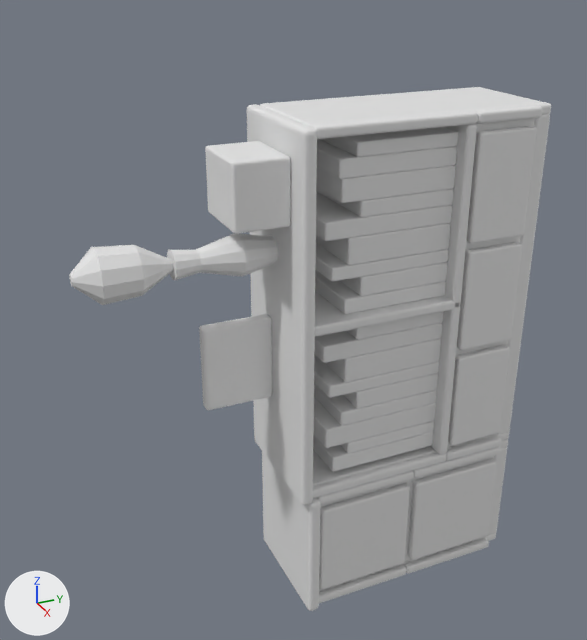
The OBJ model landstalker/data/proxies/merc_books_683.obj: old version first, new version second.
Rendered twice from a 50 mm camera at (372.2, -61.4, 425.0) aimed at (296.6, -27.4, 387.2). The axes (+X, +Y, +Z) are drawn at lower left. The lights are the same throughout. The older version comes first. Where no turn or scale is listed for an object, it has been applied to the vertices. Vertices at exactly the same position are counted once.

The first picture shows 'merc_books_683'.
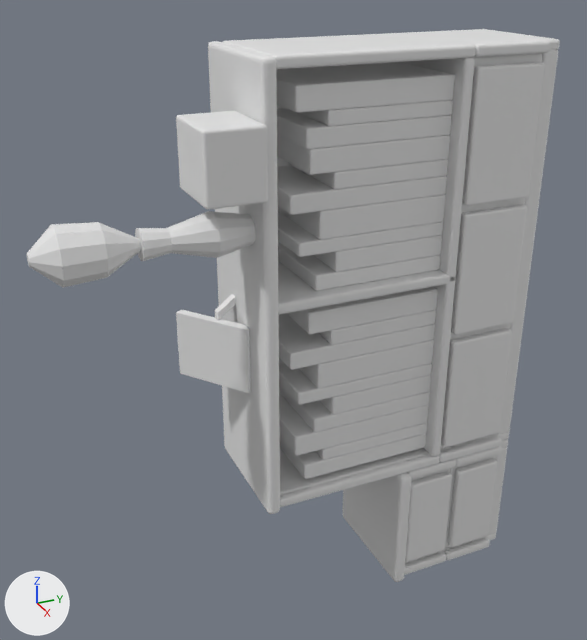
Diff of the bpy script that builds the scene:
```diff
--- a/landstalker/data/proxies/merc_books_683.obj.py
+++ b/landstalker/data/proxies/merc_books_683.obj.py
@@ me_merc_books_683 @@
 # used by ob_merc_books_683; location = (0.0, 0.0, 0.0)
-me_merc_books_683.from_pydata(...)  # 7317 vertices, 7315 faces; spans x 290.0..304.8, y -51.0..0.0, z 352.0..410.0
+me_merc_books_683.from_pydata(...)  # 7481 vertices, 7477 faces; spans x 290.0..306.0, y -55.0..0.0, z 352.0..416.5
+# me_merc_books_683 part 1: the loose piece of 152 vertices spanning x 290.0..304.8, y -29.0..-27.5, z 352.0..368.0 is moved by (0.0, 12.0, 0.0)
+# me_merc_books_683 part 2: the loose piece of 152 vertices spanning x 303.0..304.0, y -27.0..-15.2, z 354.1..365.9 is scaled about its middle by (1, 0.487, 1), then moved by (0.0, 9.0, 0.0)
+# me_merc_books_683 part 3: the loose piece of 152 vertices spanning x 290.0..304.8, y -30.0..-28.5, z 368.0..410.0 is multiplied about its middle by the matrix ((1.0, 0.0, 0.0), (0.0, 1.0, 0.0), (0.0, 0.0, 1.157)), then moved by (0.0, -4.0, 3.2)
+# me_merc_books_683 part 4: the loose piece of 152 vertices spanning x 303.0..304.0, y -9.7..-2.5, z 383.0..395.0 is scaled about its middle by (1, 1.14, 1.19), then moved by (0.0, -0.5, 3.2)
+# me_merc_books_683 part 5: the loose piece of 152 vertices spanning x 303.0..304.0, y -9.7..-2.5, z 395.9..407.9 is scaled about its middle by (1, 1.14, 1.19), then moved by (0.0, -0.5, 5.4)
+# me_merc_books_683 part 6: the loose piece of 152 vertices spanning x 291.0..304.0, y -28.5..-10.2, z 388.4..389.6 is scaled about its middle by (1, 1.17, 1), then moved by (0.0, -2.5, 3.2)
+# me_merc_books_683 part 7: the loose piece of 152 vertices spanning x 294.0..302.0, y -36.0..-30.0, z 400.0..407.0 is moved by (4.0, -4.0, 4.0)
+# me_merc_books_683 part 8: the loose piece of 99 vertices spanning x 294.1..299.9, y -51.0..-30.0, z 393.1..398.9 is moved by (4.0, -4.0, 4.0)
+# me_merc_books_683 part 9: the loose piece of 1352 vertices spanning x 291.3..302.5, y -26.5..-11.4, z 389.6..407.9 is rebuilt with 1502 vertices and now spans x 291.3..302.5, y -30.4..-12.4, z 392.9..413.6
+# me_merc_books_683 part 10: the loose piece of 1352 vertices spanning x 291.3..302.5, y -26.5..-11.4, z 369.8..388.0 is rebuilt with 1502 vertices and now spans x 291.3..302.5, y -30.4..-12.4, z 369.8..390.5
+# me_merc_books_683 part 11: the loose piece of 152 vertices spanning x 295.2..296.8, y -38.0..-30.0, z 378.0..388.0 is deleted
+# me_merc_books_683 part 12: 74 vertices moved within x 291.0..304.0, y -15.1..-1.9, z 352.0..368.0; 2509 vertices removed from x 290.0..304.0, y -28.5..0.0, z 352.0..410.0; 2525 vertices added at x 290.0..304.0, y -39.8..0.0, z 352.0..416.5
```

What differs and where, as boxes [x1, y1, x2, y2] in the pictures (587 x 640 px; the box of a moved part takes in the faces that stretch with it):
'merc_books_683', reshaped (11% wider): before [69, 87, 551, 611]; after [27, 29, 560, 582]
part 1 of me_merc_books_683, moved or reshaped: before [262, 451, 321, 611]; after [343, 472, 411, 582]
part 2 of me_merc_books_683, moved or reshaped: before [319, 484, 410, 589]; after [405, 472, 452, 562]
part 3 of me_merc_books_683, moved or reshaped: before [247, 104, 317, 505]; after [208, 41, 280, 514]
part 4 of me_merc_books_683, moved or reshaped: before [457, 242, 522, 350]; after [451, 205, 527, 335]
part 5 of me_merc_books_683, moved or reshaped: before [467, 126, 537, 244]; after [463, 62, 545, 206]
part 6 of me_merc_books_683, moved or reshaped: before [315, 291, 461, 337]; after [278, 261, 456, 315]
part 7 of me_merc_books_683, moved or reshaped: before [205, 141, 291, 234]; after [176, 111, 268, 210]
part 8 of me_merc_books_683, moved or reshaped: before [69, 234, 278, 305]; after [27, 211, 256, 288]
part 9 of me_merc_books_683, rebuilt (25% wider, 22% taller): before [315, 127, 458, 314]; after [276, 62, 455, 291]
part 10 of me_merc_books_683, rebuilt (22% wider, 20% taller): before [313, 312, 443, 472]; after [279, 287, 438, 479]
part 11 of me_merc_books_683, deleted: before [199, 314, 272, 410]
part 12 of me_merc_books_683, moved or reshaped: before [260, 87, 551, 603]; after [176, 29, 560, 575]
